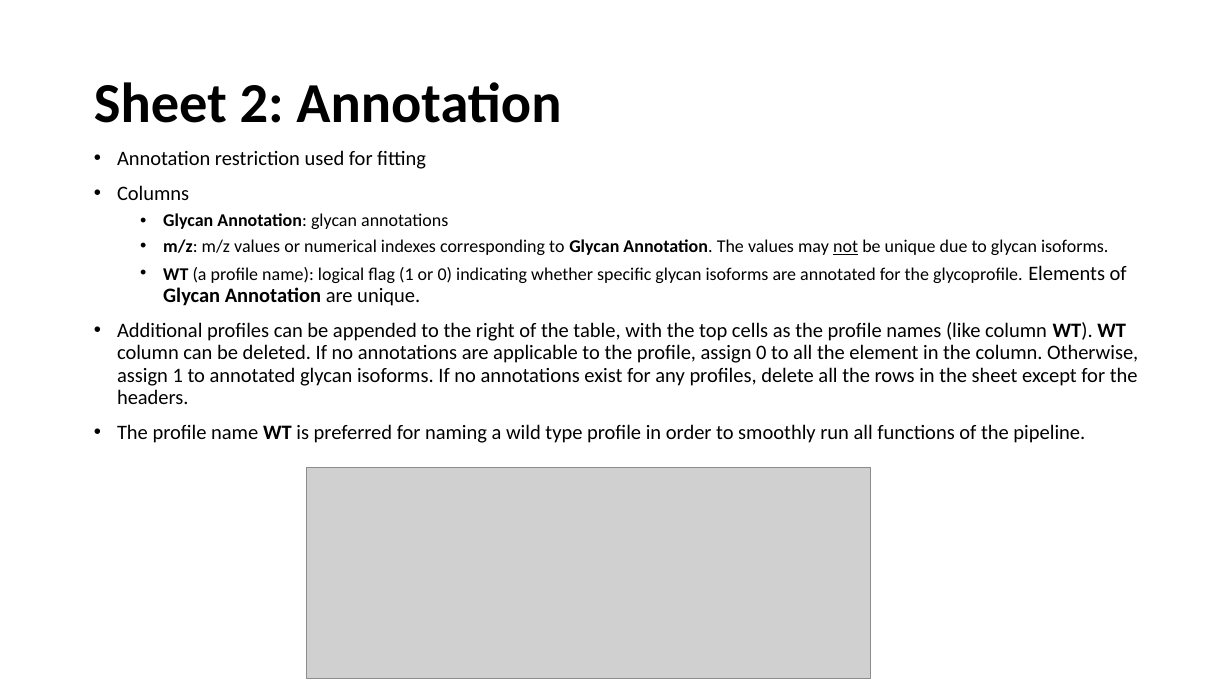
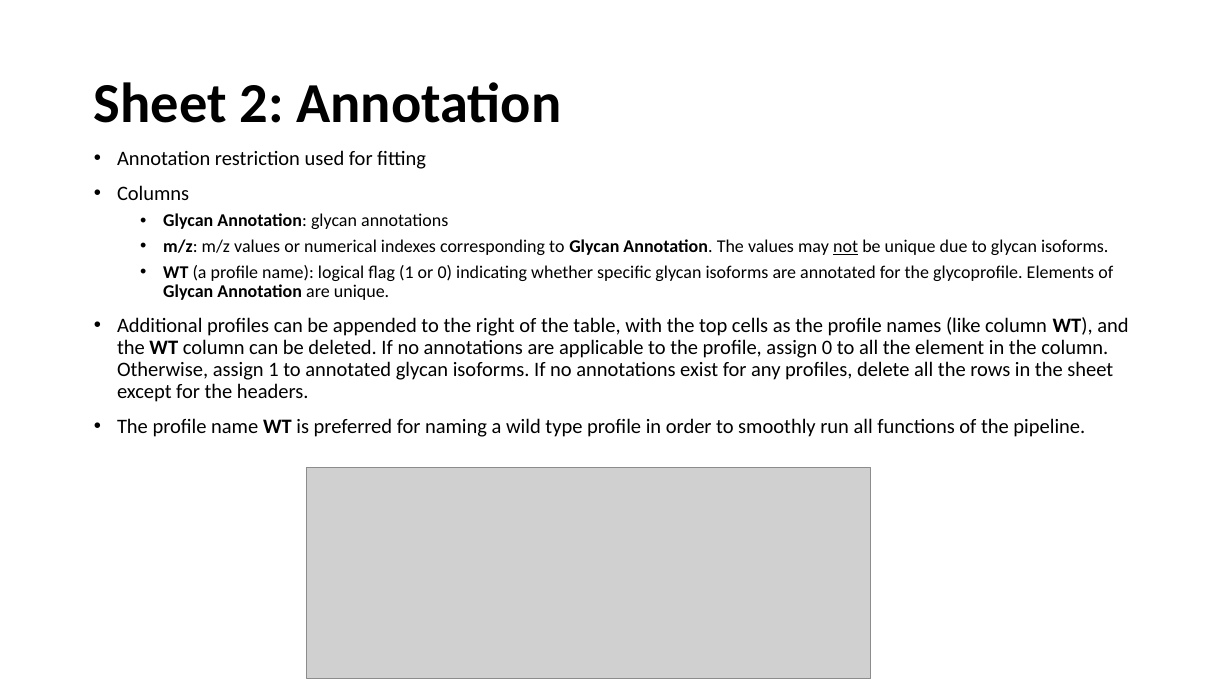
Before and after one commit to LewisLabUCSD/N-Glycosylation-Markov-Models, a slide deck: slide 3 of Step0_Data_Preprocessing.pptx (slide 4 before the commit). Drawn at 1232x693 pixels with LibreOffice and Linux fonts; fonts in the diff are those of the drawing; grey boxes stand for pictures. Boxes give left, top, right and bottom in pixels: in the first picture for what was removed or moved away, otherwise in the second. Text is boxed around its words. In the diff, an @@ line names an element or a change of style, - is before the commit and + after.

```diff
--- a/Step0_Data_Preprocessing.pptx
+++ b/Step0_Data_Preprocessing.pptx
@@ text at (163, 265, 1113, 300): size 16 to 14 pt in "Elements of Glycan Annotation are unique." @@
@@ text at (117, 317, 1128, 402): text changed @@
-• Additional profiles can be appended to the right of the table, with the top cells as the profile names (like column WT). WT column can be deleted. If no annotations are applicable to the profile, assign 0 to all the element in the column. Otherwise, assign 1 to annotated glycan isoforms. If no annotations exist for any profiles, delete all the rows in the sheet except for the headers.
+• Additional profiles can be appended to the right of the table, with the top cells as the profile names (like column WT), and the WT column can be deleted. If no annotations are applicable to the profile, assign 0 to all the element in the column. Otherwise, assign 1 to annotated glycan isoforms. If no annotations exist for any profiles, delete all the rows in the sheet except for the headers.
```
Also in this commit, not shown: 2 other slides changed, 1 slide removed, 34 other files.
